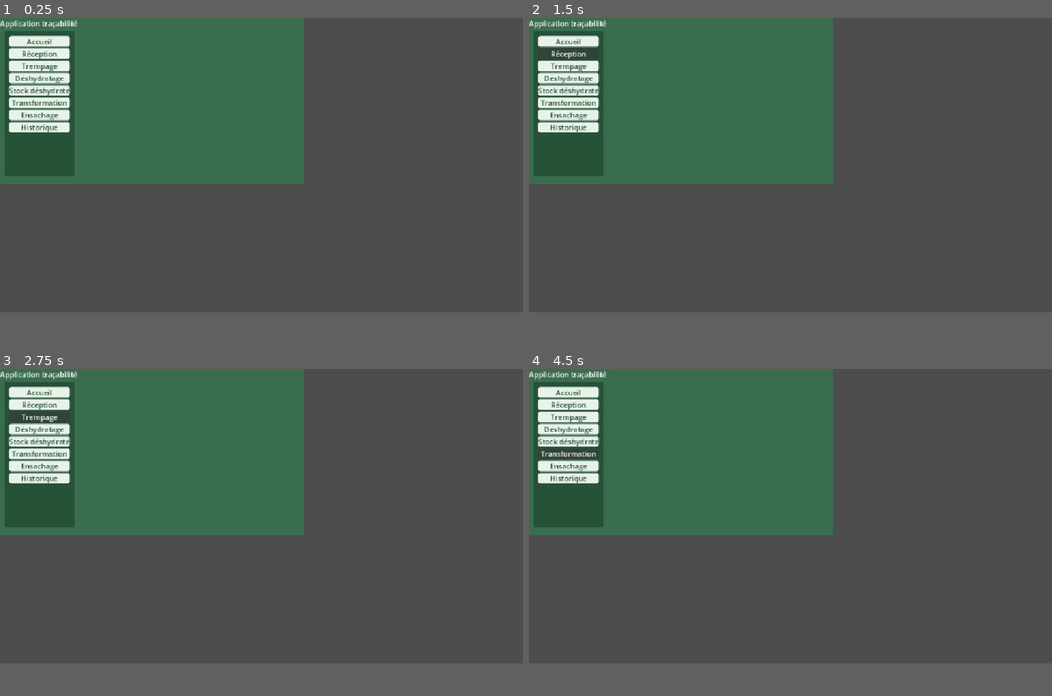
Above: before the commit, frames 1-4 (two rows, left to right).
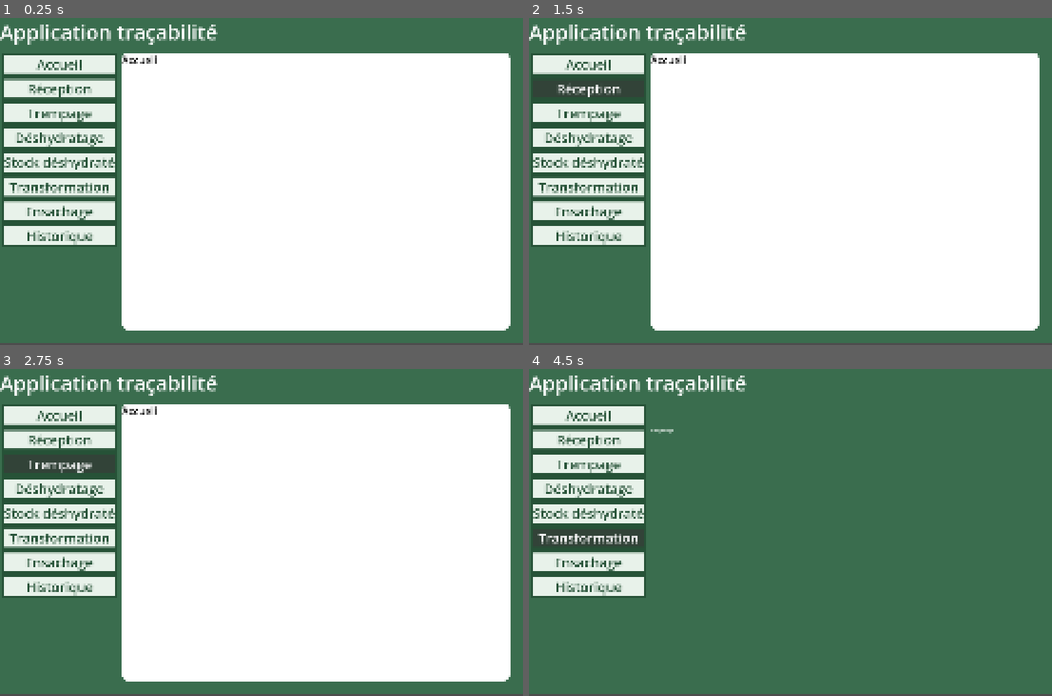
Above: after the commit, the same moments.

Repository: Animo105/tout-cru-dans-le-bec
Game: Godot game, scene res://main.tscn
Same seed, same stepped clock (60 frames per second), same inputs: the game is played once before the commit and once after it. Before the commit the project has no main scene; this scene is started directly in both runs.
Inputs:
- Up to frame 1 (0.25 s): no input
- Up to frame 2 (1.5 s): click "Accueil" at 0.5 s; click "Réception" at 1.25 s
- Up to frame 3 (2.75 s): click "Trempage" at 2 s
- Up to frame 4 (4.5 s): click "Déshydratage" at 2.75 s; click "Stock déshydraté" at 3.5 s; click "Transformation" at 4.25 s
In our replay, the window is 800x450 before the commit and 800x500 after it. These sizes can differ from the game's own. Grey fills any space a smaller window leaves; there, only what the larger window draws over its background counts as a difference.

The runs differ from the first frame. In frame 1, 88% of the frame differs, in the area x 0-100%, y 0-100%; in frame 2, 88%; in frame 3, 88%; in frame 4, 70%.

Commit message:
avancement du layout pis des différentes scenes
whatever man je sais plus ce que j'ai fait

Diff:
--- a/Accueil.tscn
+++ /dev/null
@@ -1,18 +0,0 @@
-[gd_scene format=3 uid="uid://gk3umo4mao5w"]
-
-[node name="Control" type="Control" unique_id=950256363]
-layout_mode = 3
-anchors_preset = 15
-anchor_right = 1.0
-anchor_bottom = 1.0
-grow_horizontal = 2
-grow_vertical = 2
-
-[node name="PanelContainer" type="PanelContainer" parent="." unique_id=1625687156]
-layout_mode = 0
-offset_right = 519.0
-offset_bottom = 261.0
-
-[node name="Label" type="Label" parent="PanelContainer" unique_id=174180827]
-layout_mode = 2
-text = "Accueil"
--- /dev/null
+++ b/main.gd
@@ -0,0 +1,27 @@
+extends Control
+@onready var accueil: Control = $Background/VBoxContainer/MarginContainer/HBoxContainer/SceneContainer/MarginContainer/Control
+@onready var deshydratage: Control = $Background/VBoxContainer/MarginContainer/HBoxContainer/SceneContainer/MarginContainer/Deshydratage
+
+@onready var scenes: Array[Control] = [accueil, deshydratage]
+
+# Called when the node enters the scene tree for the first time.
+func _ready() -> void:
+	pass # Replace with function body.
+
+
+# Called every frame. 'delta' is the elapsed time since the previous frame.
+func _process(delta: float) -> void:
+	pass
+
+func hideAll() -> void:
+	for x in scenes:
+		x.hide()
+
+func _on_accueil_pressed() -> void:
+	hideAll()
+	accueil.show()
+
+
+func _on_deshydratage_pressed() -> void:
+	hideAll()
+	deshydratage.show()
--- a/main.tscn
+++ b/main.tscn
@@ -2,6 +2,9 @@
 
 [ext_resource type="Theme" uid="uid://cb13qrpgbp3w4" path="res://themes/background.tres" id="1_0xm2m"]
 [ext_resource type="Theme" uid="uid://ikmol1ng66eu" path="res://themes/nav_bar.tres" id="1_ig7tw"]
+[ext_resource type="Script" uid="uid://bxibuisxjk37j" path="res://main.gd" id="1_lquwl"]
+[ext_resource type="PackedScene" uid="uid://gk3umo4mao5w" path="res://scenes/Accueil.tscn" id="4_7mycd"]
+[ext_resource type="PackedScene" uid="uid://daq6bwyqxr7wr" path="res://scenes/Deshydratage.tscn" id="5_272bh"]
 
 [node name="Main" type="Control" unique_id=1765879044]
 layout_mode = 3
@@ -10,85 +13,114 @@
 anchor_bottom = 1.0
 grow_horizontal = 2
 grow_vertical = 2
+script = ExtResource("1_lquwl")
 
 [node name="Background" type="PanelContainer" parent="." unique_id=832667754]
 layout_mode = 0
-offset_right = 669.0
-offset_bottom = 367.0
+anchor_right = 1.003125
+anchor_bottom = 0.99625
 theme = ExtResource("1_0xm2m")
+metadata/_edit_use_anchors_ = true
 
-[node name="MarginContainer" type="MarginContainer" parent="Background" unique_id=2028719103]
+[node name="VBoxContainer" type="VBoxContainer" parent="Background" unique_id=808657159]
+layout_mode = 2
+
+[node name="Nom de l\'app" type="Label" parent="Background/VBoxContainer" unique_id=1976068236]
+layout_mode = 2
+size_flags_horizontal = 0
+size_flags_vertical = 0
+theme_override_font_sizes/font_size = 100
+text = "Application traçabilité"
+
+[node name="MarginContainer" type="MarginContainer" parent="Background/VBoxContainer" unique_id=2028719103]
 layout_mode = 2
 theme_override_constants/margin_left = 10
 theme_override_constants/margin_top = 30
 theme_override_constants/margin_bottom = 20
 
-[node name="NavBarContainer" type="PanelContainer" parent="Background/MarginContainer" unique_id=706361051]
+[node name="HBoxContainer" type="HBoxContainer" parent="Background/VBoxContainer/MarginContainer" unique_id=158935937]
+layout_mode = 2
+
+[node name="NavBarContainer" type="PanelContainer" parent="Background/VBoxContainer/MarginContainer/HBoxContainer" unique_id=706361051]
 layout_mode = 2
 size_flags_horizontal = 0
 theme = ExtResource("1_ig7tw")
 
-[node name="MarginContainer" type="MarginContainer" parent="Background/MarginContainer/NavBarContainer" unique_id=2015897875]
+[node name="MarginContainer" type="MarginContainer" parent="Background/VBoxContainer/MarginContainer/HBoxContainer/NavBarContainer" unique_id=2015897875]
 layout_mode = 2
 theme_override_constants/margin_left = 10
 theme_override_constants/margin_top = 10
 theme_override_constants/margin_right = 10
 theme_override_constants/margin_bottom = 10
 
-[node name="VBoxContainer" type="VBoxContainer" parent="Background/MarginContainer/NavBarContainer/MarginContainer" unique_id=1201172156]
+[node name="VBoxContainer" type="VBoxContainer" parent="Background/VBoxContainer/MarginContainer/HBoxContainer/NavBarContainer/MarginContainer" unique_id=1201172156]
 layout_mode = 2
 size_flags_horizontal = 0
+theme_override_constants/separation = 30
 
-[node name="Accueil" type="Button" parent="Background/MarginContainer/NavBarContainer/MarginContainer/VBoxContainer" unique_id=2014535132]
+[node name="Accueil" type="Button" parent="Background/VBoxContainer/MarginContainer/HBoxContainer/NavBarContainer/MarginContainer/VBoxContainer" unique_id=2014535132]
 layout_mode = 2
 theme = ExtResource("1_ig7tw")
 text = "Accueil
 "
 
-[node name="Reception" type="Button" parent="Background/MarginContainer/NavBarContainer/MarginContainer/VBoxContainer" unique_id=1373611170]
+[node name="Reception" type="Button" parent="Background/VBoxContainer/MarginContainer/HBoxContainer/NavBarContainer/MarginContainer/VBoxContainer" unique_id=1373611170]
 layout_mode = 2
 theme = ExtResource("1_ig7tw")
 text = "Réception
 
 "
 
-[node name="Trempage" type="Button" parent="Background/MarginContainer/NavBarContainer/MarginContainer/VBoxContainer" unique_id=2021543349]
+[node name="Trempage" type="Button" parent="Background/VBoxContainer/MarginContainer/HBoxContainer/NavBarContainer/MarginContainer/VBoxContainer" unique_id=2021543349]
 layout_mode = 2
 theme = ExtResource("1_ig7tw")
 text = "Trempage
 "
 
-[node name="Deshydratage" type="Button" parent="Background/MarginContainer/NavBarContainer/MarginContainer/VBoxContainer" unique_id=908443404]
+[node name="Deshydratage" type="Button" parent="Background/VBoxContainer/MarginContainer/HBoxContainer/NavBarContainer/MarginContainer/VBoxContainer" unique_id=908443404]
 layout_mode = 2
 theme = ExtResource("1_ig7tw")
 text = "Déshydratage
 "
 
-[node name="Stock deshydrate" type="Button" parent="Background/MarginContainer/NavBarContainer/MarginContainer/VBoxContainer" unique_id=804978529]
+[node name="Stock deshydrate" type="Button" parent="Background/VBoxContainer/MarginContainer/HBoxContainer/NavBarContainer/MarginContainer/VBoxContainer" unique_id=804978529]
 layout_mode = 2
 theme = ExtResource("1_ig7tw")
 text = "Stock déshydraté"
 
-[node name="Ensachage" type="Button" parent="Background/MarginContainer/NavBarContainer/MarginContainer/VBoxContainer" unique_id=1613882901]
+[node name="Ensachage" type="Button" parent="Background/VBoxContainer/MarginContainer/HBoxContainer/NavBarContainer/MarginContainer/VBoxContainer" unique_id=1613882901]
 layout_mode = 2
 theme = ExtResource("1_ig7tw")
 text = "Transformation
 "
 
-[node name="Inventaire" type="Button" parent="Background/MarginContainer/NavBarContainer/MarginContainer/VBoxContainer" unique_id=1917313536]
+[node name="Inventaire" type="Button" parent="Background/VBoxContainer/MarginContainer/HBoxContainer/NavBarContainer/MarginContainer/VBoxContainer" unique_id=1917313536]
 layout_mode = 2
 theme = ExtResource("1_ig7tw")
 text = "Ensachage
 "
 
-[node name="Historique" type="Button" parent="Background/MarginContainer/NavBarContainer/MarginContainer/VBoxContainer" unique_id=1281685113]
+[node name="Historique" type="Button" parent="Background/VBoxContainer/MarginContainer/HBoxContainer/NavBarContainer/MarginContainer/VBoxContainer" unique_id=1281685113]
 layout_mode = 2
 theme = ExtResource("1_ig7tw")
 text = "Historique
 "
 
-[node name="Nom de l\'app" type="Label" parent="Background" unique_id=1976068236]
+[node name="SceneContainer" type="PanelContainer" parent="Background/VBoxContainer/MarginContainer/HBoxContainer" unique_id=492438488]
 layout_mode = 2
-size_flags_horizontal = 0
+size_flags_horizontal = 4
 size_flags_vertical = 0
-text = "Application traçabilité"
+
+[node name="MarginContainer" type="MarginContainer" parent="Background/VBoxContainer/MarginContainer/HBoxContainer/SceneContainer" unique_id=1023769421]
+layout_mode = 2
+theme_override_constants/margin_left = 20
+
+[node name="Control" parent="Background/VBoxContainer/MarginContainer/HBoxContainer/SceneContainer/MarginContainer" unique_id=950256363 instance=ExtResource("4_7mycd")]
+layout_mode = 2
+
+[node name="Deshydratage" parent="Background/VBoxContainer/MarginContainer/HBoxContainer/SceneContainer/MarginContainer" unique_id=1615760622 instance=ExtResource("5_272bh")]
+visible = false
+layout_mode = 2
+
+[connection signal="pressed" from="Background/VBoxContainer/MarginContainer/HBoxContainer/NavBarContainer/MarginContainer/VBoxContainer/Accueil" to="." method="_on_accueil_pressed"]
+[connection signal="pressed" from="Background/VBoxContainer/MarginContainer/HBoxContainer/NavBarContainer/MarginContainer/VBoxContainer/Deshydratage" to="." method="_on_deshydratage_pressed"]
--- a/project.godot
+++ b/project.godot
@@ -11,11 +11,16 @@
 [application]
 
 config/name="ToutCruDansLeBec"
+run/main_scene="uid://dn5au5subkbf1"
 config/features=PackedStringArray("4.7", "Forward Plus")
 config/icon="res://icon.svg"
 
 [display]
 
+window/size/viewport_width=2560
+window/size/viewport_height=1600
+window/size/window_width_override=1280
+window/size/window_height_override=800
 window/stretch/mode="canvas_items"
 window/stretch/aspect="expand"
 
--- /dev/null
+++ b/scenes/Accueil.tscn
@@ -0,0 +1,29 @@
+[gd_scene format=3 uid="uid://gk3umo4mao5w"]
+
+[ext_resource type="Theme" uid="uid://dn5qgfk13nyr8" path="res://themes/backgroundScenes.tres" id="1_jtat4"]
+[ext_resource type="Theme" uid="uid://cf4ja7b5l4dtb" path="res://themes/Labels.tres" id="2_qnfjh"]
+
+[node name="Control" type="Control" unique_id=950256363]
+layout_mode = 3
+anchors_preset = 15
+anchor_right = 1.0
+anchor_bottom = 1.0
+grow_horizontal = 2
+grow_vertical = 2
+metadata/_edit_use_anchors_ = true
+
+[node name="PanelContainer" type="PanelContainer" parent="." unique_id=1625687156]
+layout_mode = 1
+offset_right = 1898.0
+offset_bottom = 1354.0
+theme = ExtResource("1_jtat4")
+
+[node name="PanelContainer" type="PanelContainer" parent="PanelContainer" unique_id=226613997]
+layout_mode = 2
+
+[node name="Label" type="Label" parent="PanelContainer/PanelContainer" unique_id=174180827]
+layout_mode = 2
+size_flags_horizontal = 0
+size_flags_vertical = 0
+theme = ExtResource("2_qnfjh")
+text = "Accueil"
--- /dev/null
+++ b/scenes/Deshydratage.tscn
@@ -0,0 +1,21 @@
+[gd_scene format=3 uid="uid://daq6bwyqxr7wr"]
+
+[ext_resource type="Theme" uid="uid://cb13qrpgbp3w4" path="res://themes/background.tres" id="1_lfk6l"]
+
+[node name="Deshydratage" type="Control" unique_id=1615760622]
+layout_mode = 3
+anchors_preset = 15
+anchor_right = 1.0
+anchor_bottom = 1.0
+grow_horizontal = 2
+grow_vertical = 2
+
+[node name="PanelContainer" type="PanelContainer" parent="." unique_id=346419225]
+layout_mode = 0
+offset_right = 519.0
+offset_bottom = 261.0
+theme = ExtResource("1_lfk6l")
+
+[node name="Label" type="Label" parent="PanelContainer" unique_id=243113476]
+layout_mode = 2
+text = "Deshydratage"
--- /dev/null
+++ b/scenes/Reception.tscn
@@ -0,0 +1,9 @@
+[gd_scene format=3 uid="uid://cs1ohgrur8u8d"]
+
+[node name="Reception" type="Control" unique_id=388938240]
+layout_mode = 3
+anchors_preset = 15
+anchor_right = 1.0
+anchor_bottom = 1.0
+grow_horizontal = 2
+grow_vertical = 2
--- /dev/null
+++ b/scenes/StockDeshydrate.tscn
@@ -0,0 +1,9 @@
+[gd_scene format=3 uid="uid://b0l45878o5ckr"]
+
+[node name="StockDeshydrate" type="Control" unique_id=1760376167]
+layout_mode = 3
+anchors_preset = 15
+anchor_right = 1.0
+anchor_bottom = 1.0
+grow_horizontal = 2
+grow_vertical = 2
--- /dev/null
+++ b/scenes/Trempage.tscn
@@ -0,0 +1,9 @@
+[gd_scene format=3 uid="uid://b8shh4tfv0o53"]
+
+[node name="Trempage" type="Control" unique_id=1520563989]
+layout_mode = 3
+anchors_preset = 15
+anchor_right = 1.0
+anchor_bottom = 1.0
+grow_horizontal = 2
+grow_vertical = 2
--- /dev/null
+++ b/themes/Labels.tres
@@ -0,0 +1,5 @@
+[gd_resource type="Theme" format=3 uid="uid://cf4ja7b5l4dtb"]
+
+[resource]
+Label/colors/font_color = Color(0, 0, 0, 1)
+Label/font_sizes/font_size = 50
--- /dev/null
+++ b/themes/backgroundScenes.tres
@@ -0,0 +1,12 @@
+[gd_resource type="Theme" format=3 uid="uid://dn5qgfk13nyr8"]
+
+[sub_resource type="StyleBoxFlat" id="StyleBoxFlat_lquwl"]
+bg_color = Color(1, 1, 1, 1)
+corner_radius_top_left = 30
+corner_radius_top_right = 30
+corner_radius_bottom_right = 30
+corner_radius_bottom_left = 30
+
+[resource]
+Label/font_sizes/font_size = 50
+PanelContainer/styles/panel = SubResource("StyleBoxFlat_lquwl")
--- a/themes/nav_bar.tres
+++ b/themes/nav_bar.tres
@@ -12,5 +12,6 @@
 
 [resource]
 Button/colors/font_color = Color(0.14901961, 0.32156864, 0.21568628, 1)
+Button/font_sizes/font_size = 65
 Button/styles/normal = SubResource("StyleBoxFlat_yf5fn")
 PanelContainer/styles/panel = SubResource("StyleBoxFlat_g4v7s")
Not shown, added: main.gd.uid
